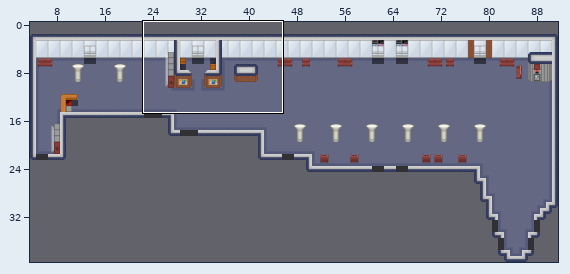
Tiled map -- map/forum.tmx. The picture above shows the old version from afar; the outline marks the close-up.
Close-up. The starting point:
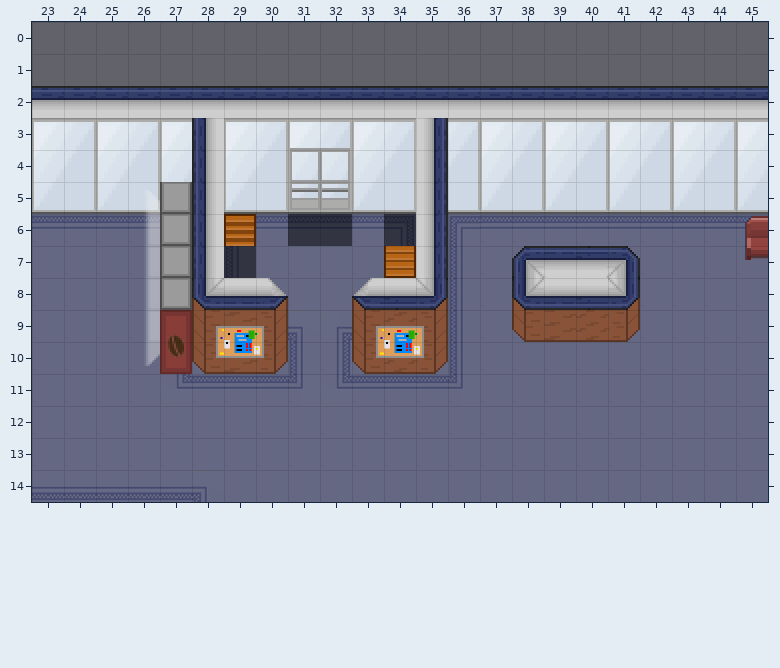
Cells are 48x48 px. Shown: x 23..45, y 0..14. The commit also changed other parts of the map, which this record leaves out.
Now the later version:
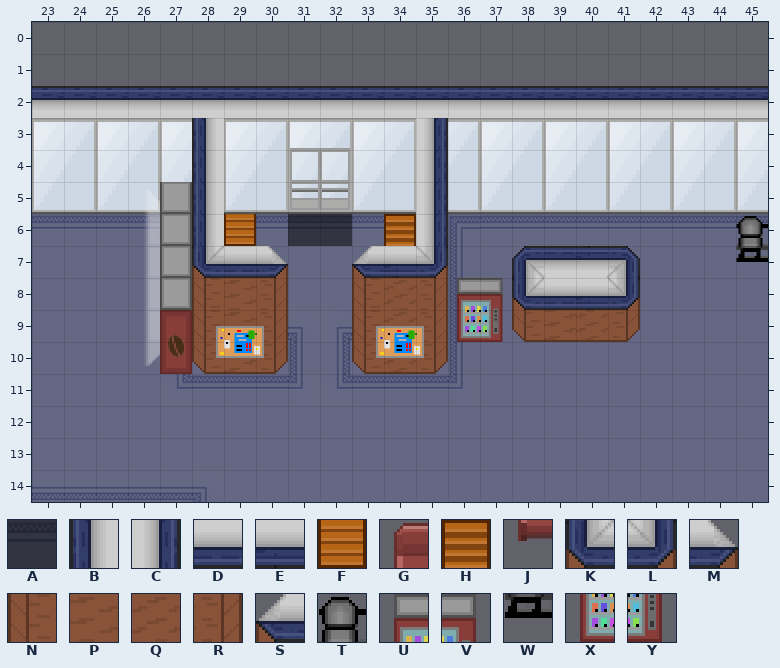
Key: from "tilesheet": A 132, B 167, C 171, D 208, E 210, F 226, G 232, H 246, J 252, K 260, L 264, M 265, N 280, P 281, Q 283, R 284, S 285, T 329, U 346, V 347, W 349, X 366, Y 367.
_ is an empty cell.
See-through tiles are keyed as they look on the map.
Change:
{"where": "layer \"floor 2\""}
{"y":7,"x":45,"old":"J","new":"W"}
{"where": "layer \"map-transition\""}
{"y":6,"x":29,"old":"_","new":"F"}
{"y":6,"x":34,"old":"A","new":"H"}
{"y":7,"x":29,"old":"A","new":"_"}
{"where": "layer \"Murs\""}
{"y":7,"x":28,"old":"B__","new":"KDM"}
{"y":7,"x":33,"old":"__C","new":"SEL"}
{"y":8,"x":28,"old":"KDM","new":"NPR"}
{"y":8,"x":33,"old":"SEL","new":"NQR"}
{"where": "layer \"Objets\""}
{"y":6,"x":29,"old":"H","new":"_"}
{"y":6,"x":45,"old":"G","new":"T"}
{"y":7,"x":34,"old":"F","new":"_"}
{"y":8,"x":36,"old":"__","new":"UV"}
{"y":9,"x":36,"old":"__","new":"XY"}
{"label":"changed","picture_box":[192,214,288,310]}
{"label":"changed","picture_box":[352,214,503,342]}
{"label":"changed","picture_box":[736,216,768,262]}
